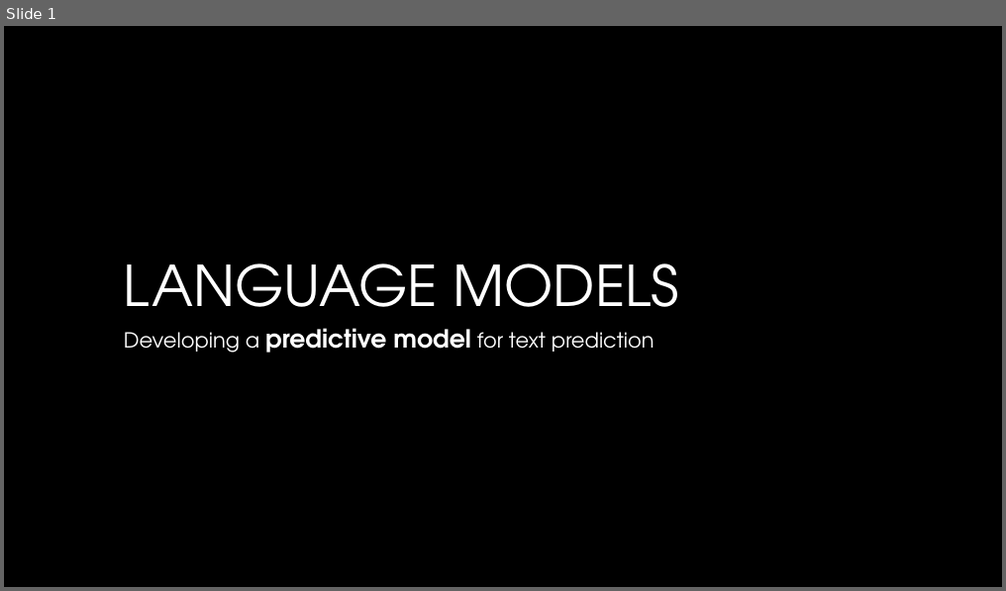
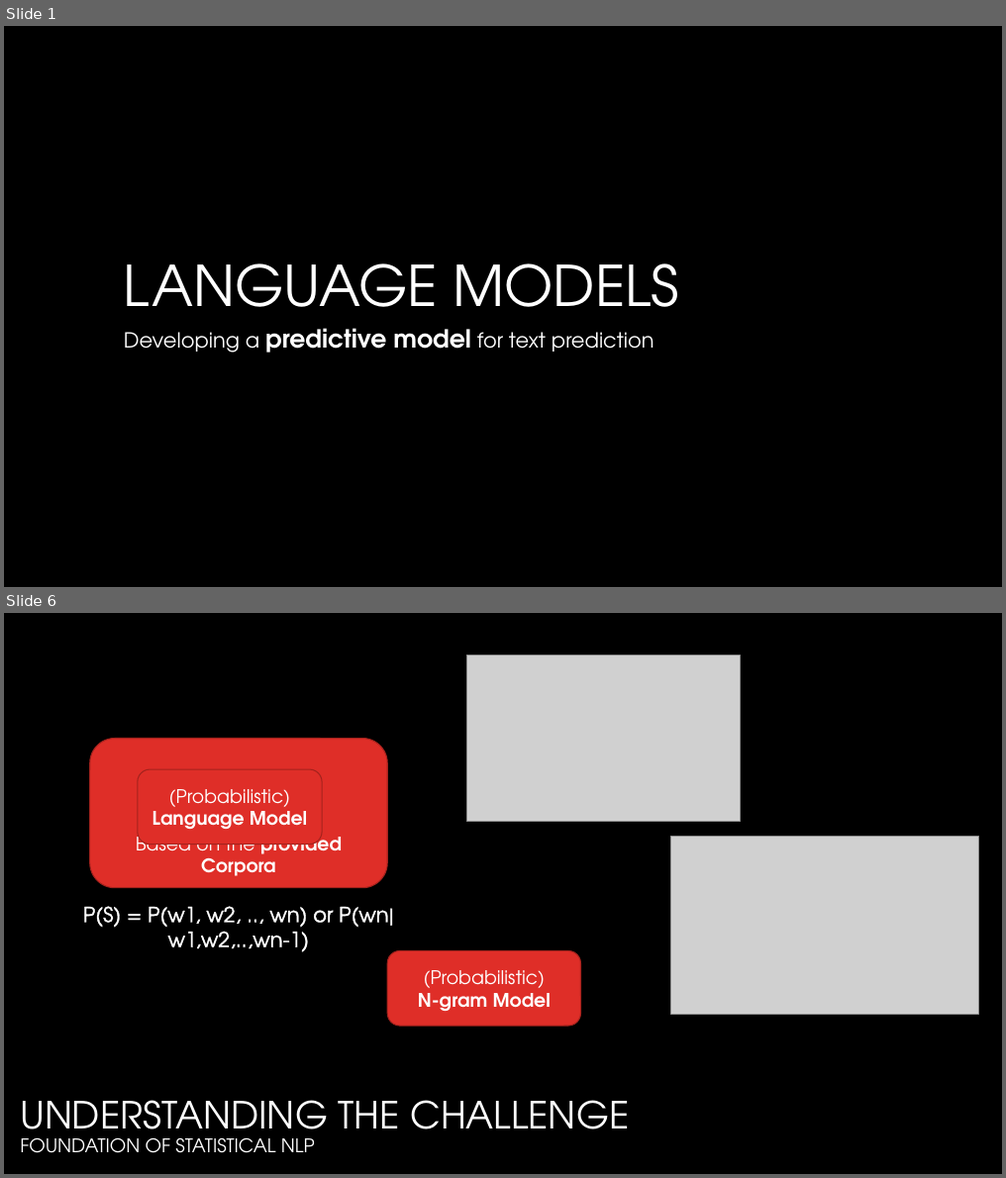
Before and after one commit to pparacch/CapstoneProjectDataScienceSpecialization, a slide deck: notes/meetUp_case_textPrediction.pptx. Shown one above the other, each under a label of ours: slide 1 before the commit, slides 1 and 6 after it; the slides between them are not shown. The pictures are 1006x591 and 1006x1178 pixels, drawn with LibreOffice and Linux fonts; fonts in the diff are those of the drawing; grey boxes stand for pictures; background and template pictures are left out. Boxes give left, top, right and bottom in pixels: in the first picture for what was removed or moved away, otherwise in the second. Text is boxed around its words. In the diff, an @@ line names an element or a change of style, - is before the commit and + after.

```diff
--- a/notes/meetUp_case_textPrediction.pptx
+++ b/notes/meetUp_case_textPrediction.pptx
@@ slide 6 added at [4, 613, 1002, 1174], background #000000 @@
@@ picture added at [466, 656, 741, 822] @@
@@ rounded rectangle added at [90, 738, 388, 888], fill #DF2E28, outline #A5221E 1 pt, 18 pt, text #FFFFFF, bold @@
+Based on the provided Corpora
@@ rounded rectangle added at [138, 769, 322, 845], fill #DF2E28, outline #A5221E 1 pt, 18 pt, text #FFFFFF @@
+(Probabilistic)
+Language Model
@@ picture added at [671, 836, 979, 1014] @@
@@ text added at [83, 906, 393, 953], 20 pt, text #FFFFFF @@
+P(S) = P(w1, w2, .., wn) or P(wn|w1,w2,..,wn-1)
@@ rounded rectangle added at [387, 952, 580, 1026], fill #DF2E28, outline #A5221E 1 pt, 18 pt, text #FFFFFF @@
+(Probabilistic)
+N-gram Model
@@ title added at [20, 1100, 629, 1154], 18 pt, text #FFFFFF @@
+UNDERSTANDING THE CHALLENGE
+FOUNDATION OF STATISTICAL NLP
```
Also in this commit, not shown: 5 slides changed, 1 slide removed.
